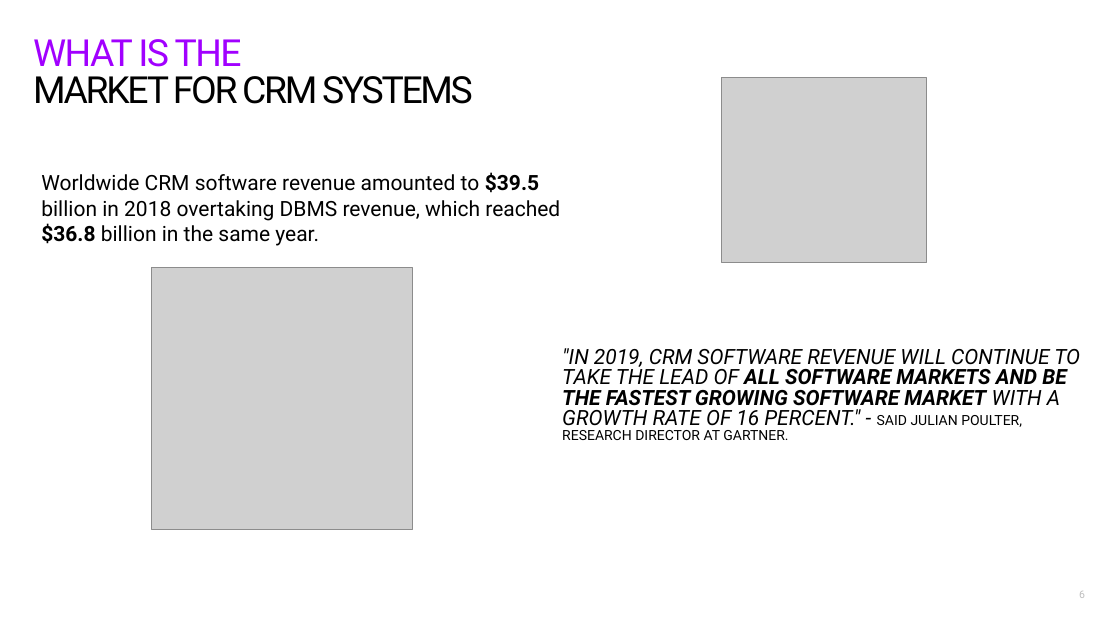
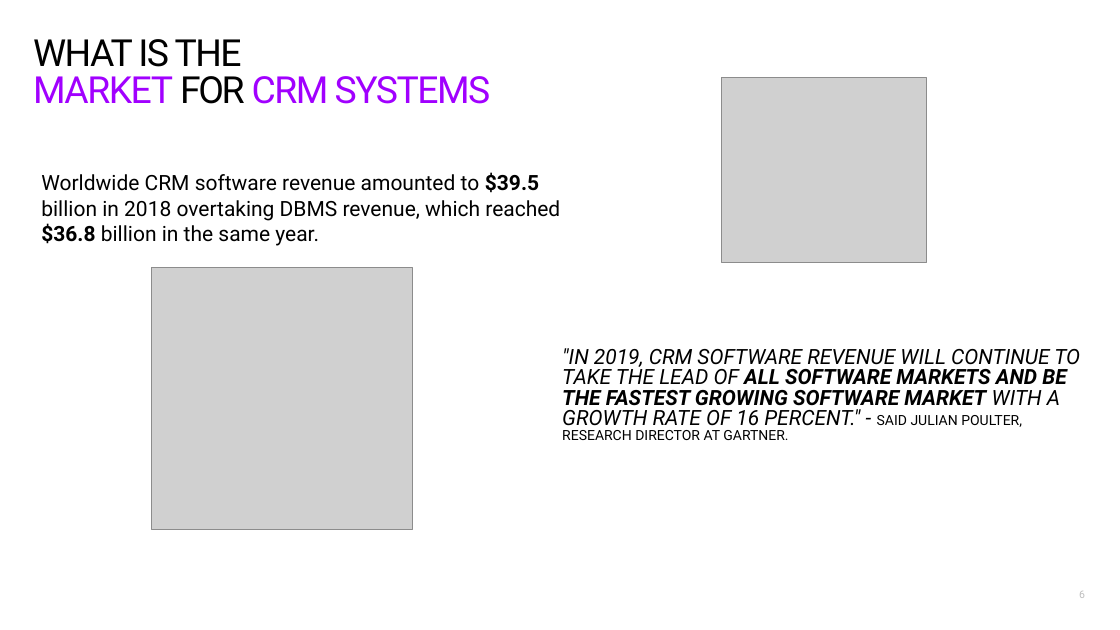
Before and after one commit to myszon01/freight-CRM-Docs, a slide deck: slide 6 of Project Presentation.pptx. Drawn at 1120x630 pixels with LibreOffice and Linux fonts; fonts in the diff are those of the drawing; grey boxes stand for pictures. Boxes give left, top, right and bottom in pixels: in the first picture for what was removed or moved away, otherwise in the second. Text is boxed around its words. In the diff, an @@ line names an element or a change of style, - is before the commit and + after.

```diff
--- a/Project Presentation.pptx
+++ b/Project Presentation.pptx
@@ text "WHAT IS THE" at [33,39,242,67]: text colour #A100FF to #000000 @@
@@ text "MARKET FOR CRM SYSTEMS" at [33,76,491,104]: text colour #000000 to #A100FF, letter spacing -2 to -1.3 pt in "MARKET CRM SYSTEMS" @@
```
Also in this commit, not shown: 2 other slides changed.
